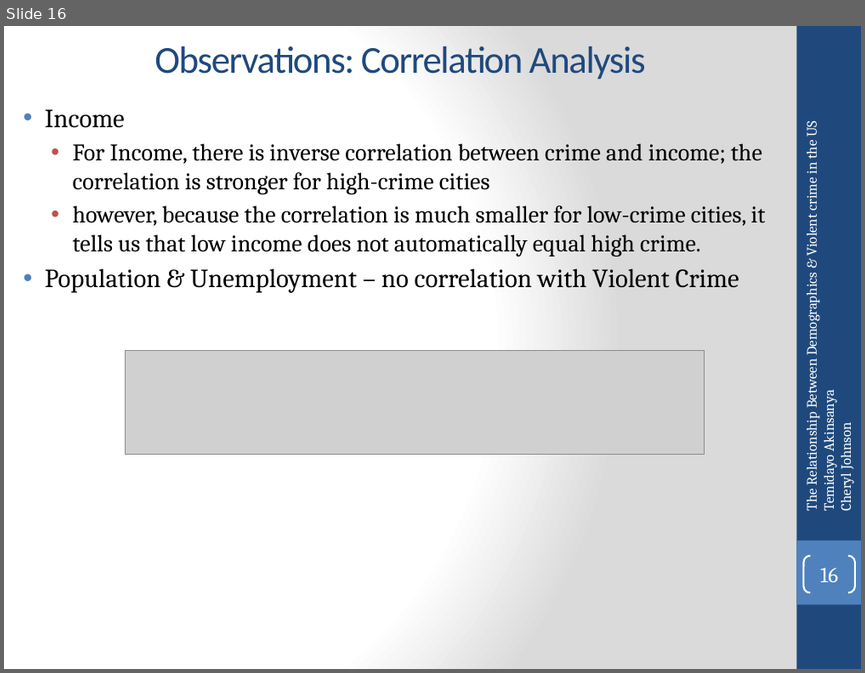
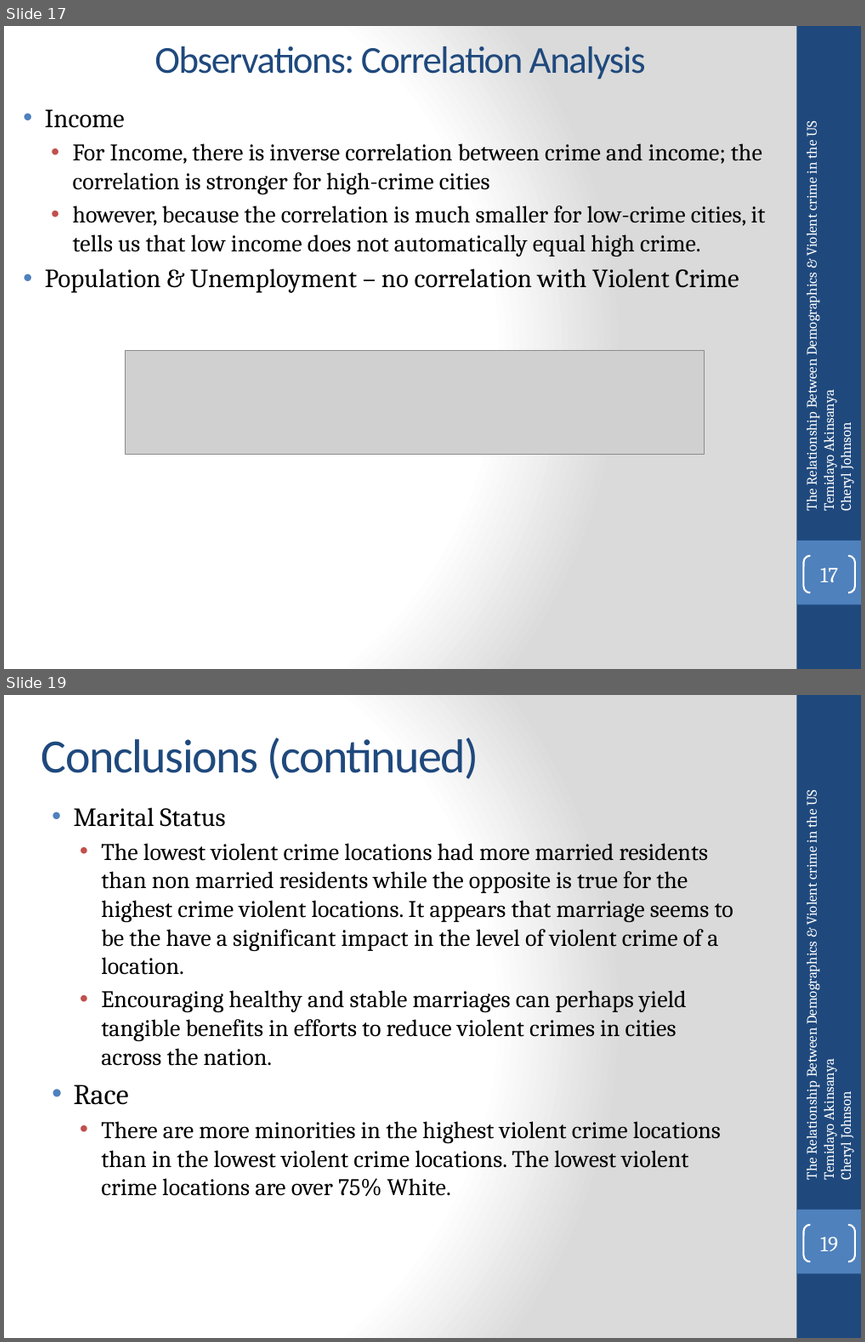
Before and after one commit to temidayo1234/National_ViolentCrime_Analysis, a slide deck: Data Analytics Bootcamp Project 1.pptx. Shown one above the other, each under a label of ours: slide 16 before the commit, slides 17 and 19 after it; the slides between them are not shown. The pictures are 865x673 and 865x1342 pixels, drawn with LibreOffice and Linux fonts; fonts in the diff are those of the drawing; grey boxes stand for pictures. Boxes give left, top, right and bottom in pixels: in the first picture for what was removed or moved away, otherwise in the second. Text is boxed around its words. In the diff, an @@ line names an element or a change of style, - is before the commit and + after.

```diff
--- a/Data Analytics Bootcamp Project 1.pptx
+++ b/Data Analytics Bootcamp Project 1.pptx
@@ slide 19 added at (x1=4, y1=695, x2=861, y2=1338), background gradient #FFFFFF to #DADADA; not listed: 2 template elements that a slide beside it also shows @@
@@ title added at (x1=41, y1=737, x2=479, y2=779), 40 pt, text #1F497D @@
+Conclusions (continued)
@@ text added at (x1=801, y1=791, x2=855, y2=1179), 12 pt, text #FFFFFF @@
+The Relationship Between Demographics & Violent crime in the US
+Temidayo Akinsanya
+Cheryl Johnson
@@ text added at (x1=74, y1=807, x2=733, y2=1196), 20 pt, text #000000 @@
+• Marital Status
+  • The lowest violent crime locations had more married residents than non married residents while the opposite is true for the highest crime violent locations. It appears that marriage seems to be the have a significant impact in the level of violent crime of a location.
+  • Encouraging healthy and stable marriages can perhaps yield tangible benefits in efforts to reduce violent crimes in cities across the nation.
+• Race
+  • There are more minorities in the highest violent crime locations than in the lowest violent crime locations. The lowest violent crime locations are over 75% White.
@@ page number added at (x1=803, y1=1225, x2=855, y2=1261), outline #FFFFFF 1.5 pt, 18 pt, text #FFFFFF @@
+19
@@ what was slide 16 is now slide 17 @@
@@ page number at (x1=820, y1=567, x2=838, y2=582): text changed @@
-16
+17
```
Also in this commit, not shown: 3 slides changed, 3 other slides added.
